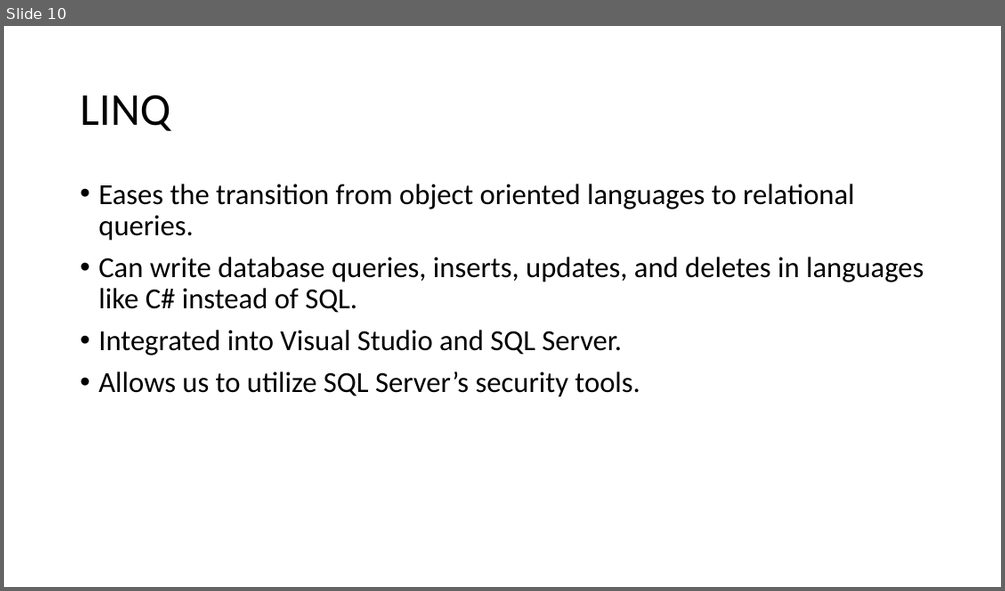
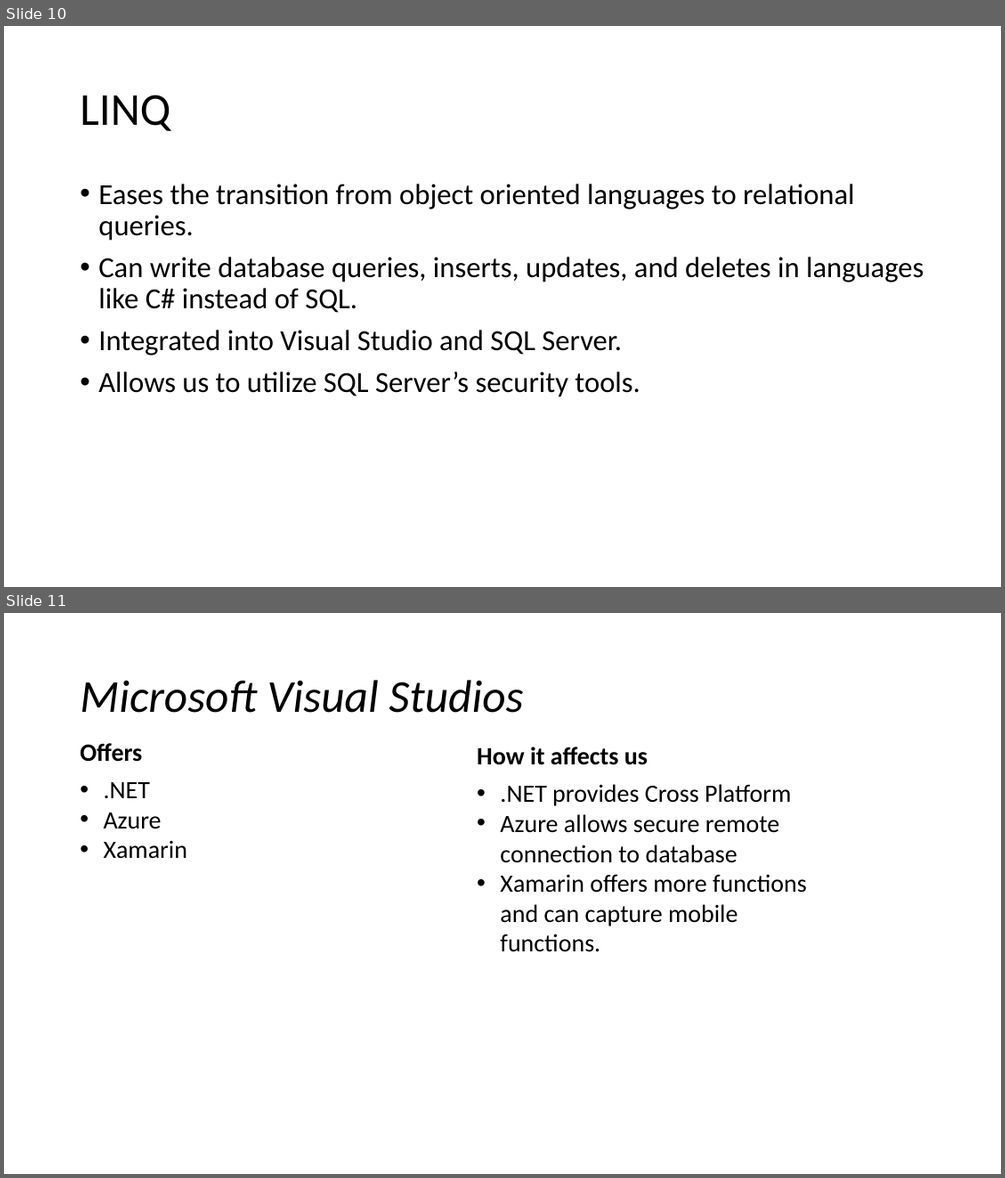
Before and after one commit to frozenNodak/InventoryManagement491, a slide deck: related work presentation draft.pptx. Shown one above the other, each under a label of ours: slide 10 before the commit, slides 10 and 11 after it. The pictures are 1005x591 and 1005x1178 pixels, drawn with LibreOffice and Linux fonts; fonts in the diff are those of the drawing. Boxes give left, top, right and bottom in pixels: in the first picture for what was removed or moved away, otherwise in the second. Text is boxed around its words. In the diff, an @@ line names an element or a change of style, - is before the commit and + after.

```diff
--- a/related work presentation draft.pptx
+++ b/related work presentation draft.pptx
@@ slide 11 added at [4, 613, 1001, 1174], background #FFFFFF @@
@@ title added at [80, 680, 523, 713], 44 pt, text #000000, italic @@
+Microsoft Visual Studios
@@ text added at [80, 743, 142, 762], 24 pt, text #000000, bold @@
+Offers
@@ text added at [477, 747, 647, 765], 24 pt, text #000000, bold @@
+How it affects us
@@ text added at [104, 782, 188, 859], 24 pt, text #000000 @@
+• .NET
+• Azure
+• Xamarin
@@ text added at [500, 784, 807, 952], 24 pt, text #000000 @@
+• .NET provides Cross Platform
+• Azure allows secure remote connection to database
+• Xamarin offers more functions and can capture mobile functions.
```
Also in this commit, not shown: 2 slides changed, 3 other slides added, 1 slide removed.
